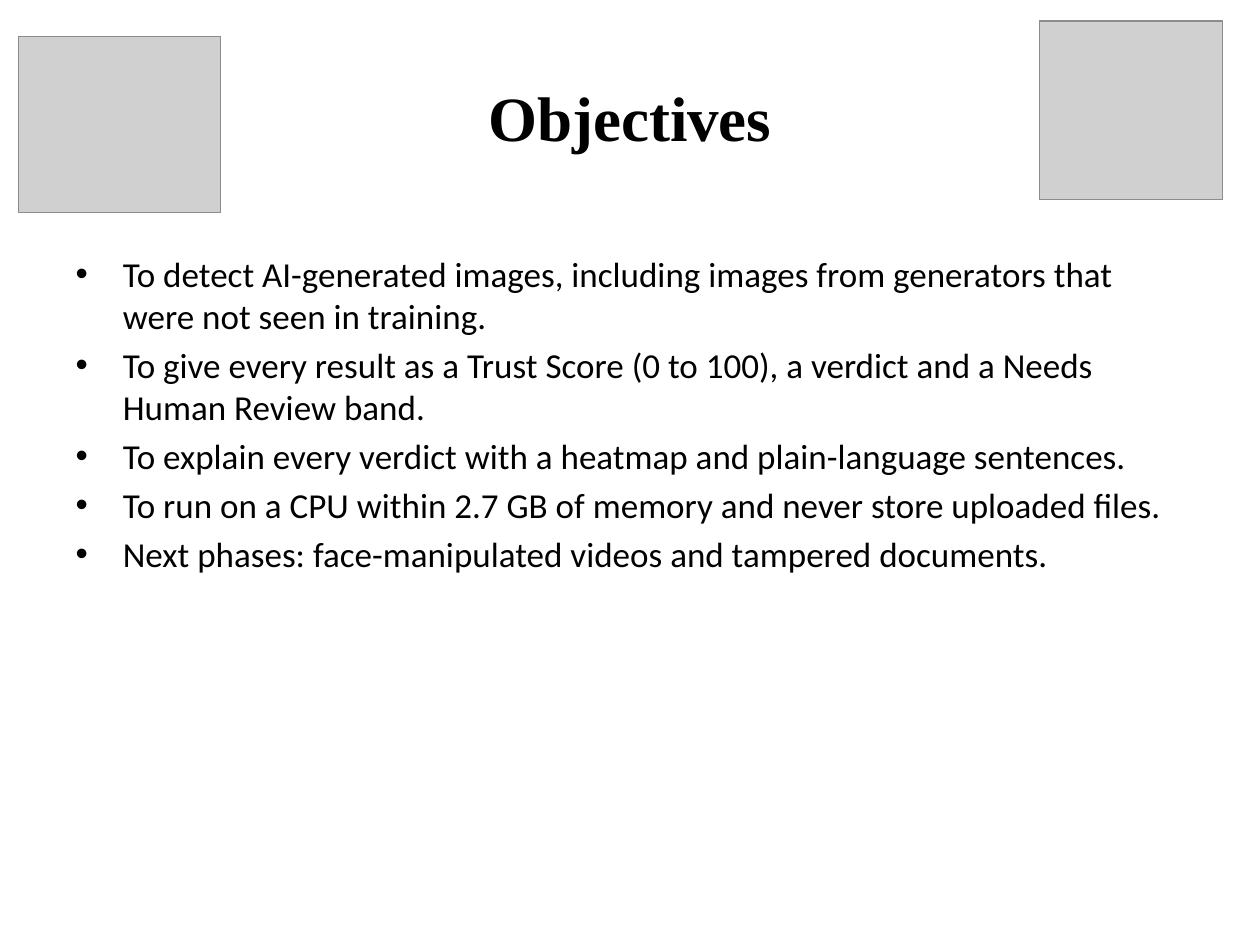
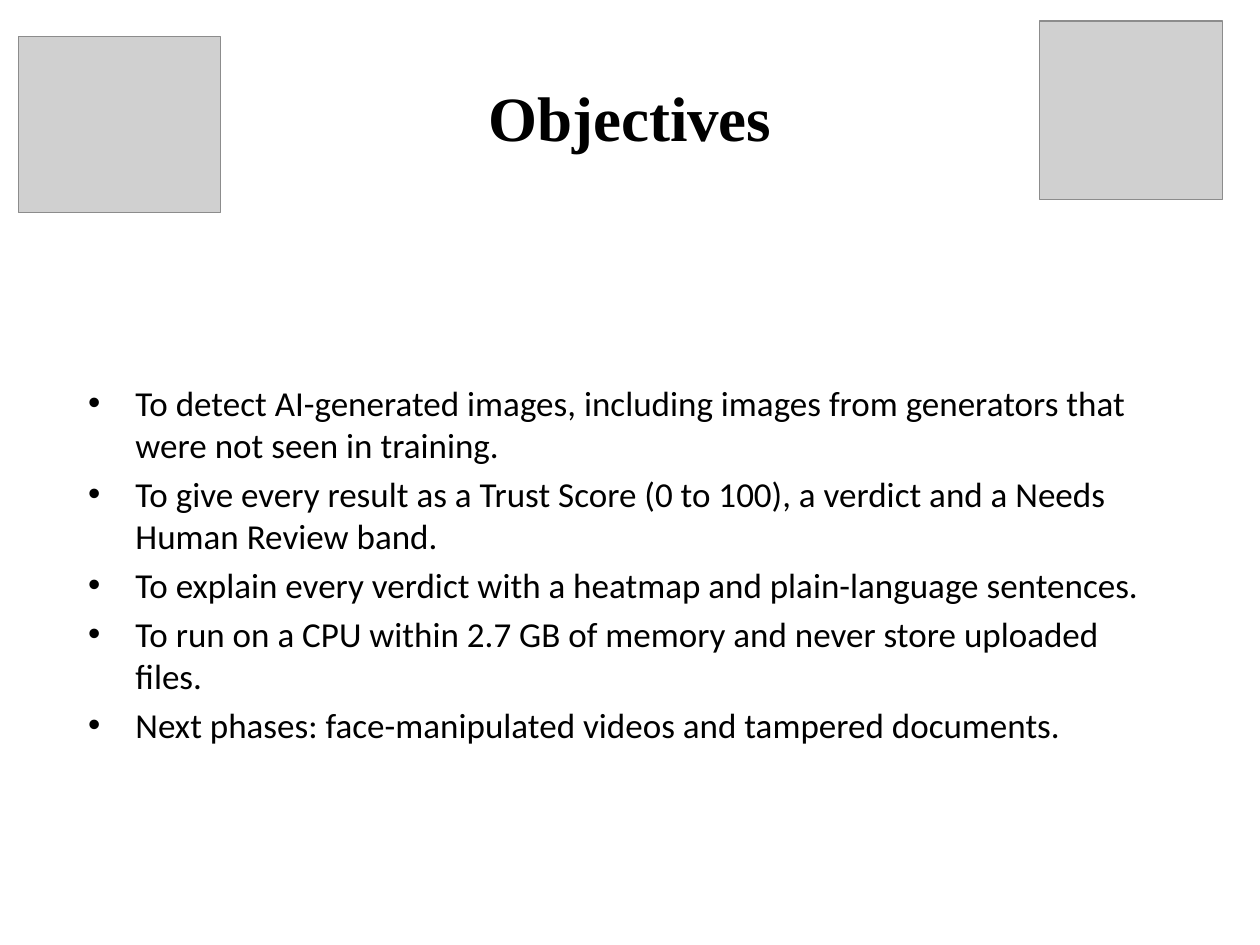
Before and after one commit to PawanBhandari03/DeepFake-Detection-Using-CrossGeneratorGeneralization, a slide deck: slide 5 of paper/reports/presentation/Final_Project_Presentation.pptx. Drawn at 1260x945 pixels with LibreOffice and Linux fonts; fonts in the diff are those of the drawing; grey boxes stand for pictures. Boxes give left, top, right and bottom in pixels: in the first picture for what was removed or moved away, otherwise in the second. Text is boxed around its words. In the diff, an @@ line names an element or a change of style, - is before the commit and + after.

```diff
--- a/paper/reports/presentation/Final_Project_Presentation.pptx
+++ b/paper/reports/presentation/Final_Project_Presentation.pptx
@@ text "To detect AI-generated images, including ...": place and size @@
-text "To detect AI-generated images, including ..." at box(123, 262, 1161, 573)
+text "To detect AI-generated images, including ..." at box(135, 391, 1138, 744)
@@ text "To detect AI-generated images, including ..." at box(135, 391, 1138, 744): vertical alignment top to middle @@
```
Also in this commit, not shown: 17 other slides changed, 2 slides removed, 3 other files.
